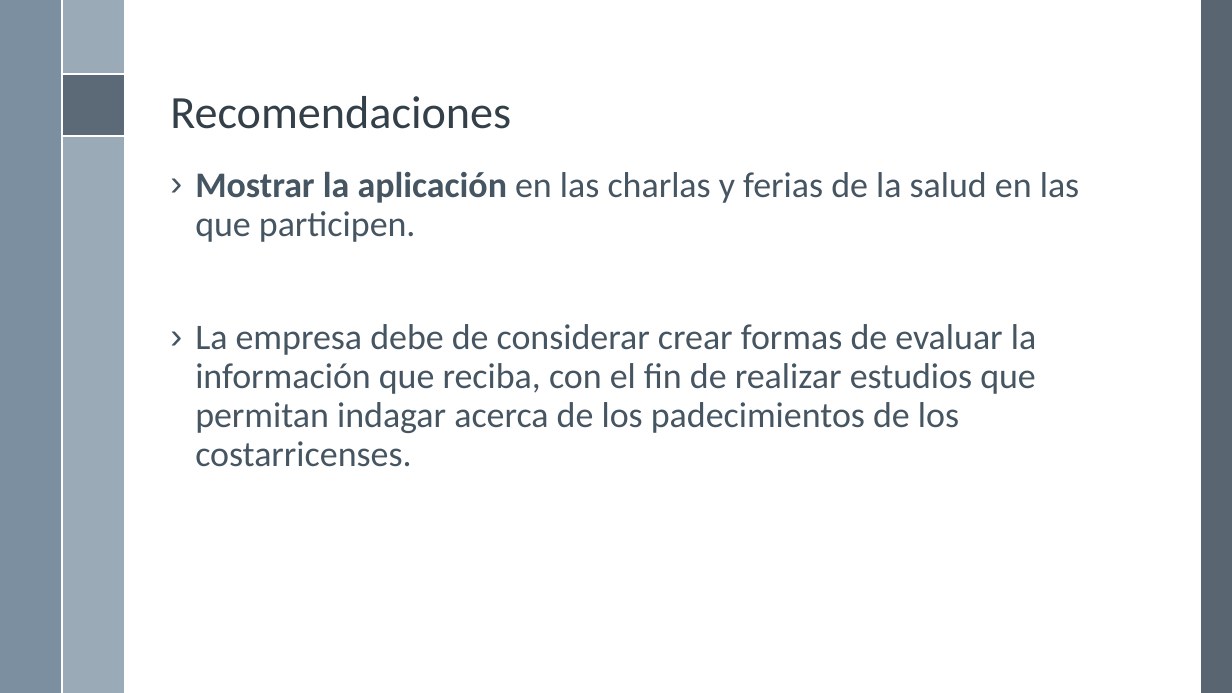
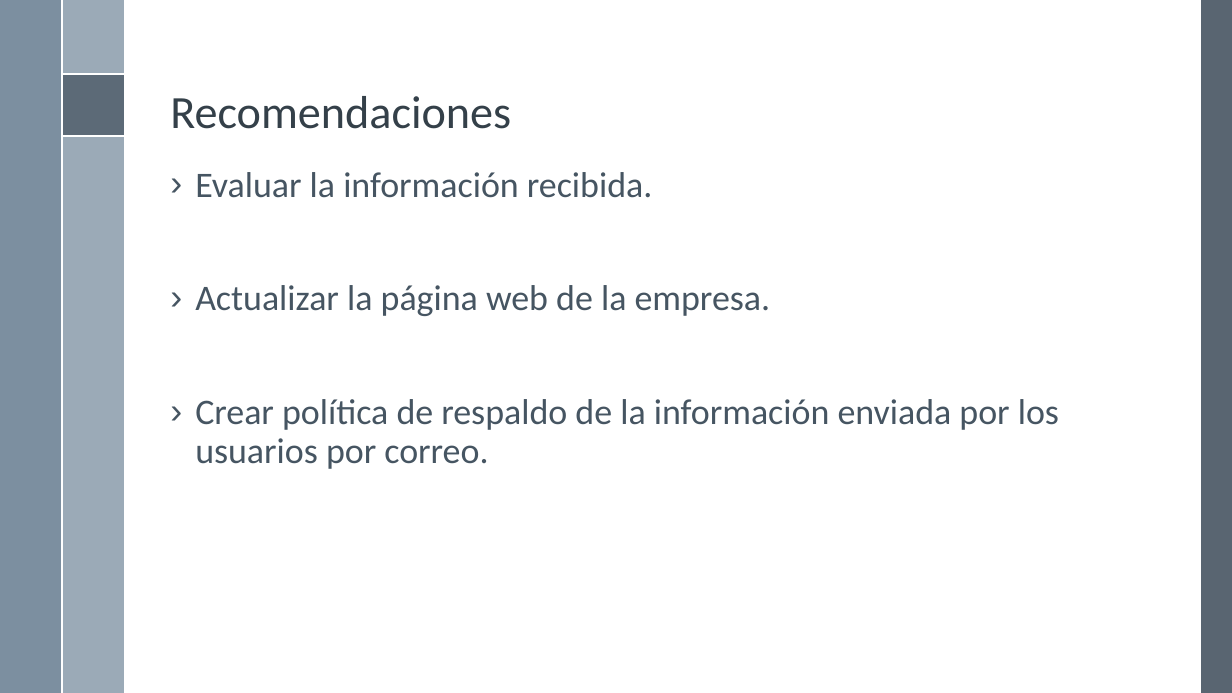
Before and after one commit to rbaltodanog/audinsaapp, a slide deck: slide 49 of documentacion/presentacion/Presentación.pptx (slide 42 before the commit). Drawn at 1232x693 pixels with LibreOffice and Linux fonts; fonts in the diff are those of the drawing; background and template pictures are left out. Boxes give left, top, right and bottom in pixels: in the first picture for what was removed or moved away, otherwise in the second. Text is boxed around its words. In the diff, an @@ line names an element or a change of style, - is before the commit and + after.

```diff
--- a/documentacion/presentacion/Presentación.pptx
+++ b/documentacion/presentacion/Presentación.pptx
@@ text at bbox=[195, 172, 1059, 469]: text changed @@
-› Mostrar la aplicación en las charlas y ferias de la salud en las que participen.
-› La empresa debe de considerar crear formas de evaluar la información que reciba, con el fin de realizar estudios que permitan indagar acerca de los padecimientos de los costarricenses.
+› Evaluar la información recibida.
+› Actualizar la página web de la empresa.
+› Crear política de respaldo de la información enviada por los usuarios por correo.
```
Also in this commit, not shown: 20 other slides changed, 9 slides added, 2 slides removed, 1 other file.
